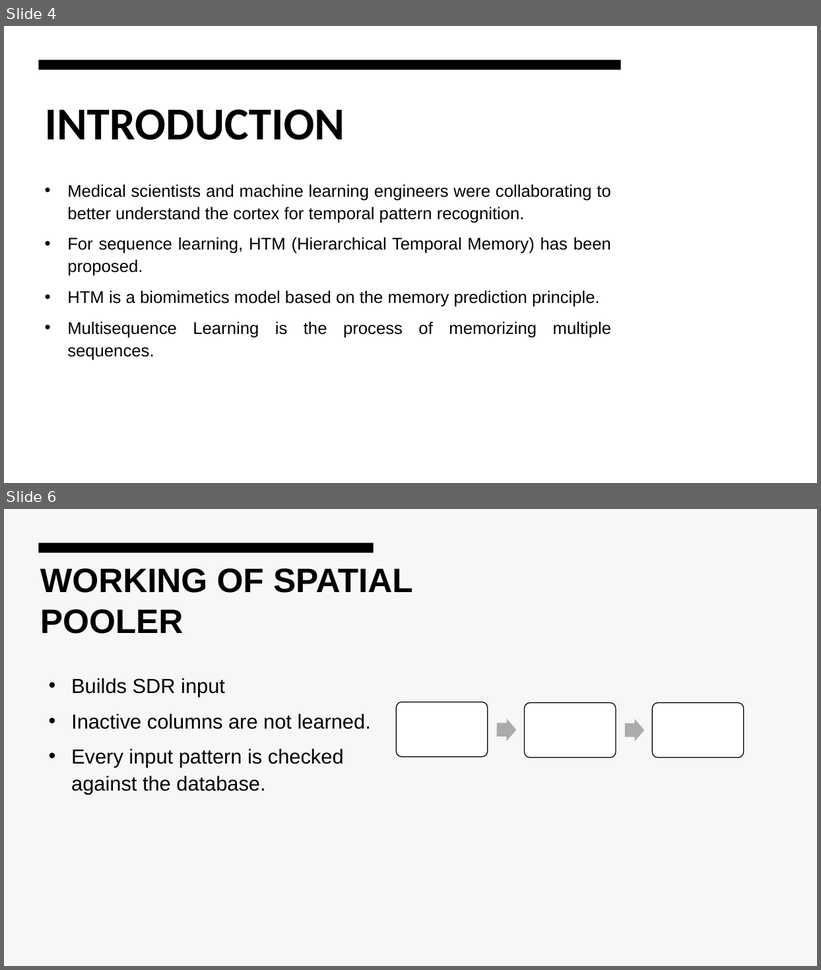
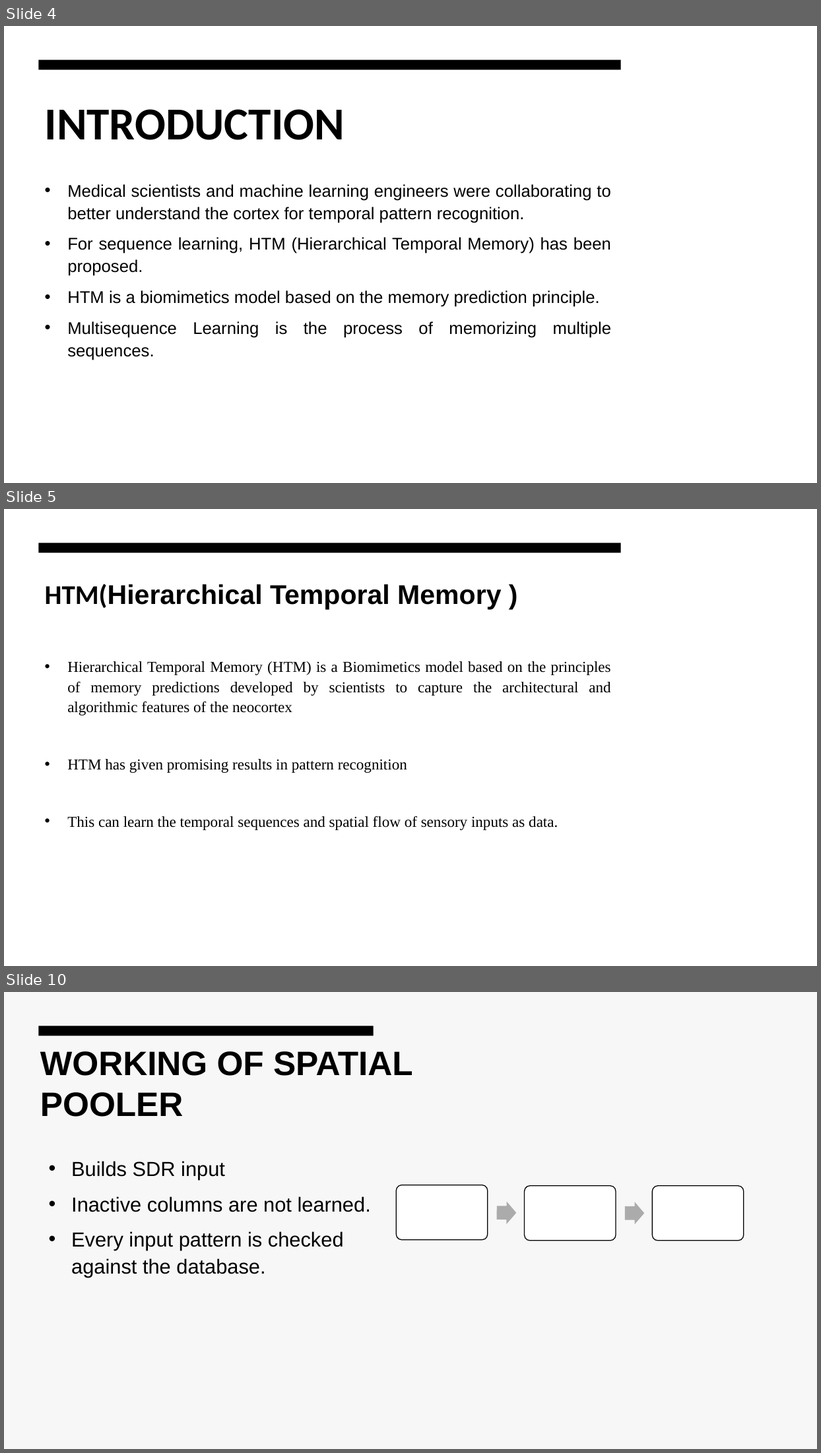
Before and after one commit to faizmohammedkhan7/neocortexapi, a slide deck: source/MySEProject/Documentation/ML-22-23-15 Approve Prediction of Multisequence Learning .pptx. Shown one above the other, each under a label of ours: slides 4 and 6 before the commit, slides 4, 5 and 10 after it; the slides between them are not shown. The pictures are 821x970 and 821x1453 pixels, drawn with LibreOffice and Linux fonts; fonts in the diff are those of the drawing. Boxes give left, top, right and bottom in pixels: in the first picture for what was removed or moved away, otherwise in the second. Text is boxed around its words. In the diff, an @@ line names an element or a change of style, - is before the commit and + after.

```diff
--- a/source/MySEProject/Documentation/ML-22-23-15 Approve Prediction of Multisequence Learning .pptx
+++ b/source/MySEProject/Documentation/ML-22-23-15 Approve Prediction of Multisequence Learning .pptx
@@ slide 5 added at (4, 509, 817, 966), background #FFFFFF @@
@@ rectangle added at (4, 509, 817, 966), fill #FFFFFF @@
@@ rectangle added at (39, 543, 621, 553), fill #000000 @@
@@ title added at (45, 584, 501, 609), 32 pt, text #000000, bold @@
+HTM(Hierarchical Temporal Memory )
@@ text added at (67, 661, 611, 830), 18 pt, text #000000 @@
+• Hierarchical Temporal Memory (HTM) is a Biomimetics model based on the principles of memory predictions developed by scientists to capture the architectural and algorithmic features of the neocortex
+• HTM has given promising results in pattern recognition
+• This can learn the temporal sequences and spatial flow of sensory inputs as data.
@@ what was slide 6 is now slide 10 @@
```
Also in this commit, not shown: 1 slide changed, 4 other slides added, 1 slide removed.
